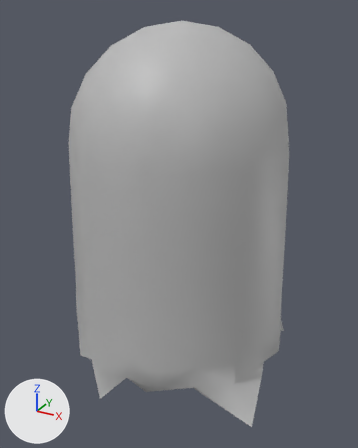
What one commit did to the FBX model Assets/Models/Ghosts/GHOST_BODY.fbx.
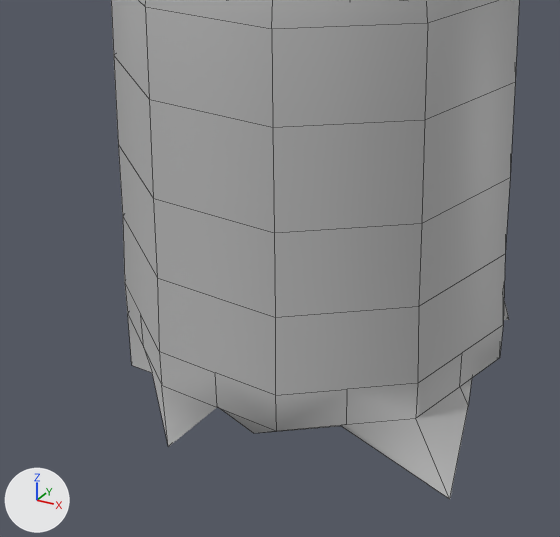
Each version appears first whole from a 50 mm camera at (2.11, -3.88, 3.25) aimed at (0.0, -0.04, 1.33), and next in a close-up on the part from 3% to 87% of the width and 35% to 100% of the height. Arrows for +X, +Y and +Z are at lower left; the lights stay in place. The close-ups show mesh edges as thin lines. Where no turn or scale is listed for an object, it has been applied to the vertices.

The older version as bpy lines, for what is in view:
```python
me_mesh = bpy.data.meshes.new('Mesh')
me_mesh.from_pydata(...)  # 141 vertices, 130 faces; spans x -133.0..113.0, y -214.0..100.0, z -122.0..117.0
me_mesh.materials.append(mat_lambert1)  # grey #bcbcbc
ob_body = bpy.data.objects.new('BODY', None)
ob_body.location = (0.0, 0.0, 0.0)
ob_body.rotation_euler = (1.571, 0.0, 0.0)  # degrees (90, 0, 0)
ob_body.scale = (0.01, 0.01, 0.01)
ob_main = bpy.data.objects.new('MAIN', me_mesh)
ob_main.parent = ob_body
ob_main.location = (0.0, 214.1, 0.0)
```
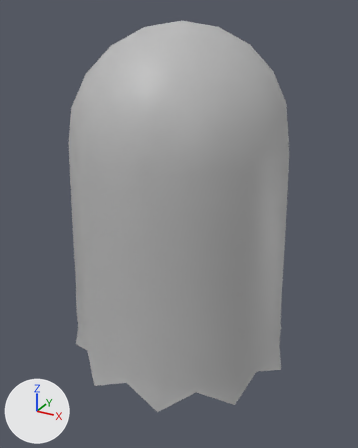
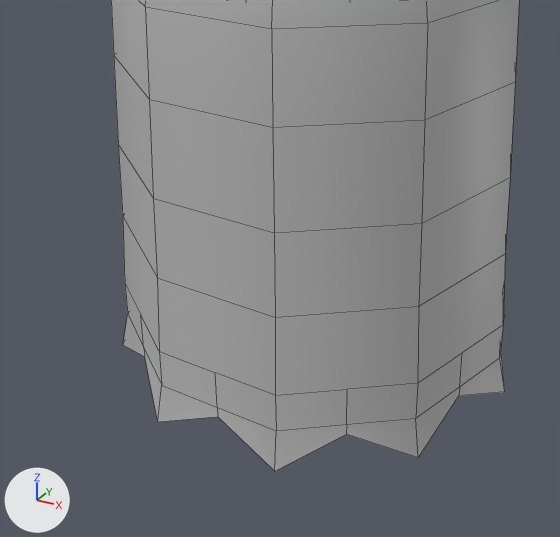
Diff of the bpy script that builds the scene:
```diff
--- a/Assets/Models/Ghosts/GHOST_BODY.fbx.py
+++ b/Assets/Models/Ghosts/GHOST_BODY.fbx.py
@@ me_mesh_1 @@
+me_mesh_1.from_pydata(...)  # 141 vertices, 130 faces; spans x -111.0..111.0, y 0.0..314.0, z -106.0..106.0
+me_mesh_1.materials.append(mat_lambert1)  # grey #bcbcbc
@@ ob_main @@
-ob_main = bpy.data.objects.new('MAIN', me_mesh)
-ob_main.parent = ob_body
-ob_main.location = (0.0, 214.1, 0.0)
+ob_main = bpy.data.objects.new('MAIN', None)
+ob_main.location = (0.0, 0.0, 0.0)
+ob_main.rotation_euler = (1.571, 0.0, 0.0)  # degrees (90, 0, 0)
+ob_main.scale = (0.01, 0.01, 0.01)
@@ ob_body @@
-ob_body = bpy.data.objects.new('BODY', None)
+ob_body = bpy.data.objects.new('BODY', me_mesh_1)
+ob_body.parent = ob_main
 ob_body.location = (0.0, 0.0, 0.0)
-ob_body.rotation_euler = (1.571, 0.0, 0.0)  # degrees (90, 0, 0)
-ob_body.scale = (0.01, 0.01, 0.01)
```

Where the change shows, as pixel boxes (x1, y1, x2, y2) in the close-ups (560 x 537 px):
'BODY', now drawn
    after: (111, 0, 519, 471)
'MAIN', no longer drawn
    before: (111, 0, 519, 499)
